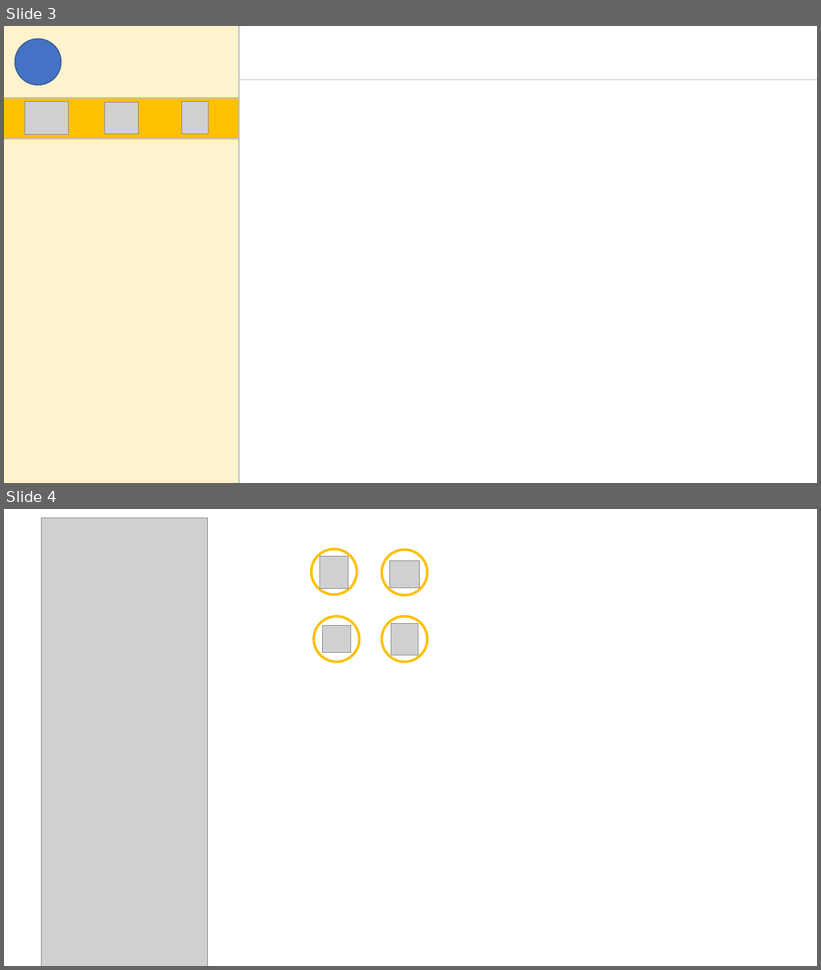
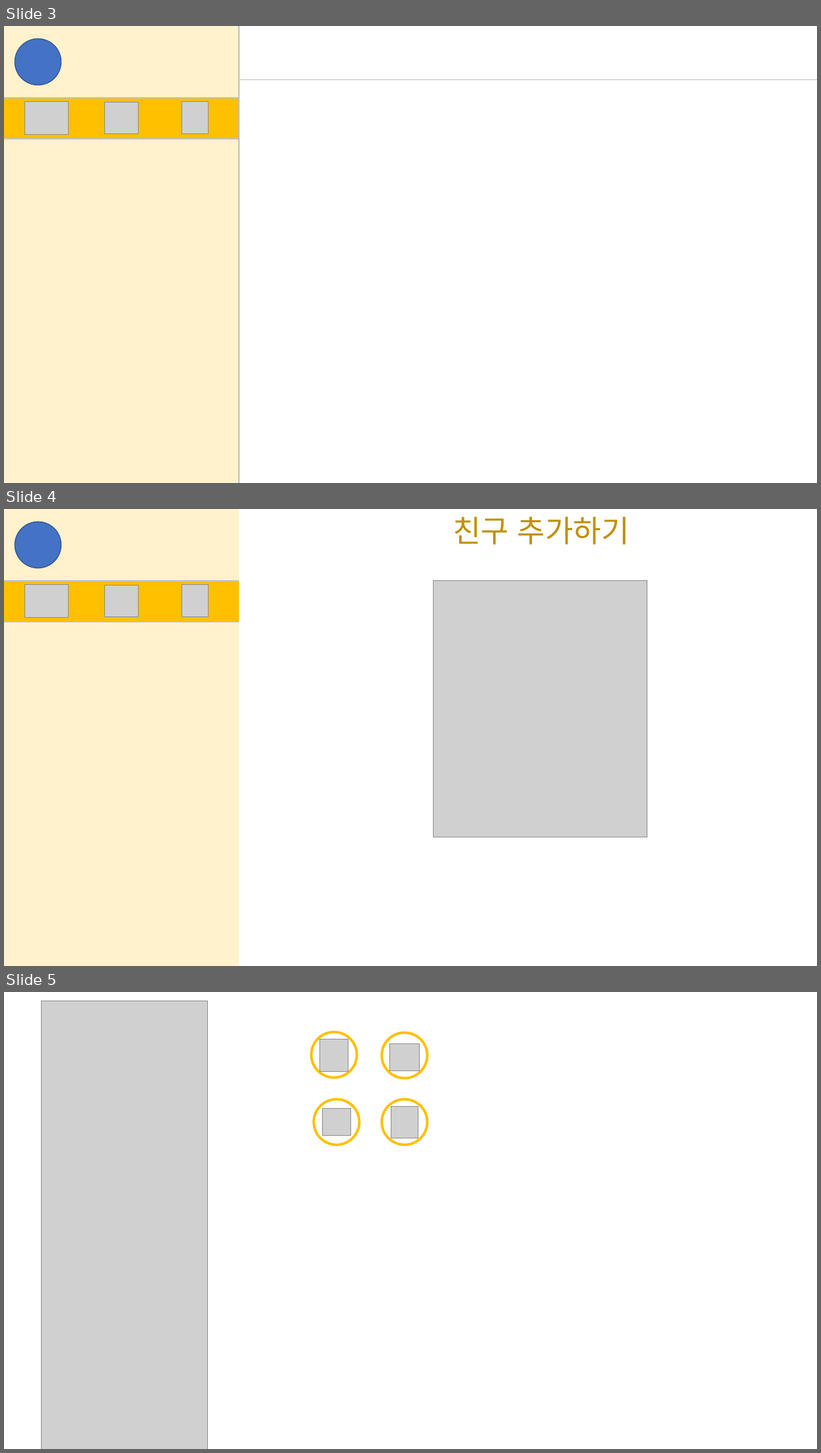
Before and after one commit to woominsong/BBIBBI, a slide deck: resources/pictures.pptx. Shown one above the other, each under a label of ours: slides 3 and 4 before the commit, slides 3, 4 and 5 after it. The pictures are 821x970 and 821x1453 pixels, drawn with LibreOffice and Linux fonts; fonts in the diff are those of the drawing; grey boxes stand for pictures. Boxes give left, top, right and bottom in pixels: in the first picture for what was removed or moved away, otherwise in the second. Text is boxed around its words. In the diff, an @@ line names an element or a change of style, - is before the commit and + after.

```diff
--- a/resources/pictures.pptx
+++ b/resources/pictures.pptx
@@ slide 4 added at (4,509,817,966), background #FFFFFF @@
@@ rectangle added at (4,509,239,966), fill #FFF2CC @@
@@ ellipse added at (15,522,61,568), fill #4472C4, outline #325491 1 pt @@
@@ text added at (453,516,630,545), 36 pt, text #BF9000 @@
+친구 추가하기
@@ rectangle added at (4,581,239,622), fill #FFC000 @@
@@ line added from (4, 581) to (239, 581), #BFBFBF 1.25 pt @@
@@ picture added at (25,585,69,618) @@
@@ picture added at (104,586,138,618) @@
@@ picture added at (182,585,209,617) @@
@@ picture added at (434,581,647,838) @@
@@ line added from (4, 622) to (239, 622), #BFBFBF 1.25 pt @@
@@ what was slide 4 is now slide 5 @@
```
Also in this commit, not shown: 10 other files.
